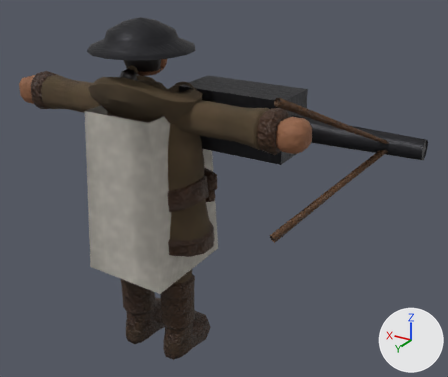
Before and after pictures for a commit that changed the glTF model csharp/Unciv.Godot/Packs/units/models/unit/Anti-Tank Gun.glb.
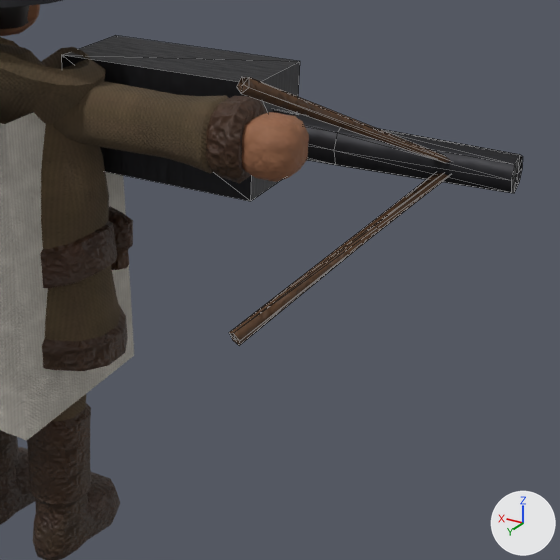
Each version appears first whole from a 50 mm camera at (-0.854, 1.09, 1.037) aimed at (-0.169, -0.051, 0.466), and next in a close-up on the part from 33% to 100% of the width and 15% to 95% of the height. Arrows for +X, +Y and +Z are at lower right; the lights stay in place. The last two pictures show the newer version. The close-ups show mesh edges as thin lines. Where no turn or scale is listed for an object, it has been applied to the vertices. Vertices at exactly the same position are counted once.

Names of what the first close-up shows: 'Gun', 'Warrior'.
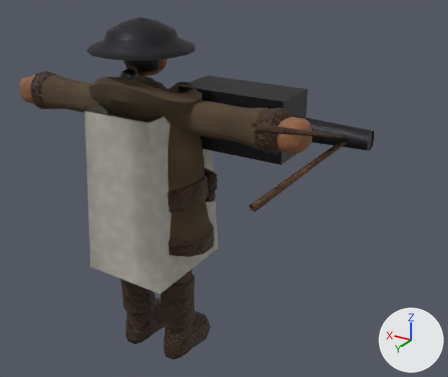
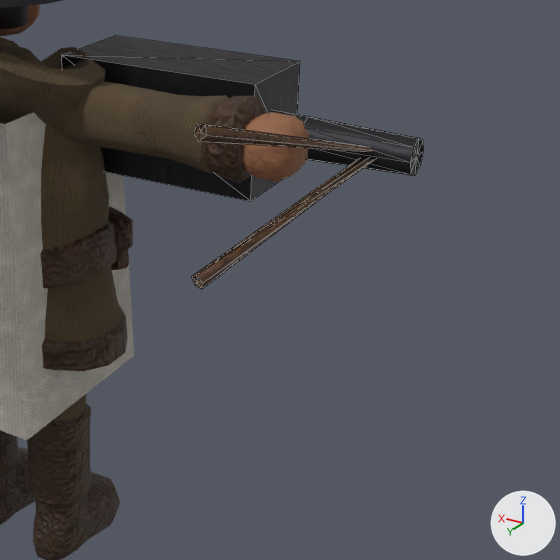
The change, as a list of edits to the scene's bpy script:
```text
Change me_mesh_gun:
    used by ob_gun; location = (-0.32, -0.045, 0.629)
    remove me_mesh_gun.from_pydata(...)  # 51 vertices, 90 faces; spans x -0.281..0.26, y -0.113..0.221, z -0.137..0.137
    add me_mesh_gun.from_pydata(...)  # 51 vertices, 90 faces; spans x -0.173..0.26, y -0.113..0.22, z -0.085..0.085
    me_mesh_gun part 1: a new loose piece of 17 vertices spanning x -0.138..-0.035, y -0.05..0.22, z -0.085..0.085, in mat_leather
    me_mesh_gun part 2: the loose piece of 17 vertices spanning x -0.225..-0.079, y -0.05..0.221, z -0.137..0.137 is deleted
    me_mesh_gun part 3
    48 faces are deleted
    9 vertices in x -0.281, y -0.065..-0.022, z -0.022..0.022 move by (0.108, 0.0, 0.0)
    8 vertices in x -0.087, y -0.069..-0.017, z -0.026..0.026 move by (0.044, 0.0, 0.0)
    48 new faces join them, mat_iron
    me_mesh_gun part 4: 32 kept faces spanning x -0.173..0.173, y -0.074..-0.013, z -0.03..0.03 get new texture (UV) coordinates
```

Location of each change, [x1, y1, x2, y2] in pixels of the close-ups (560 x 560 px; the box of a moved part takes in the faces that stretch with it):
'Gun', reshaped (22% narrower, 18% shorter): before [62, 36, 523, 345]; after [62, 36, 423, 289]
part 1 of me_mesh_gun, added (brown): after [191, 124, 374, 289]
part 2 of me_mesh_gun, deleted: before [229, 77, 451, 345]
part 3 of me_mesh_gun, moved or reshaped: before [511, 155, 523, 193]; after [410, 138, 423, 175]
part 4 of me_mesh_gun, surface changed: before [284, 111, 520, 193]; after [287, 112, 418, 175]
